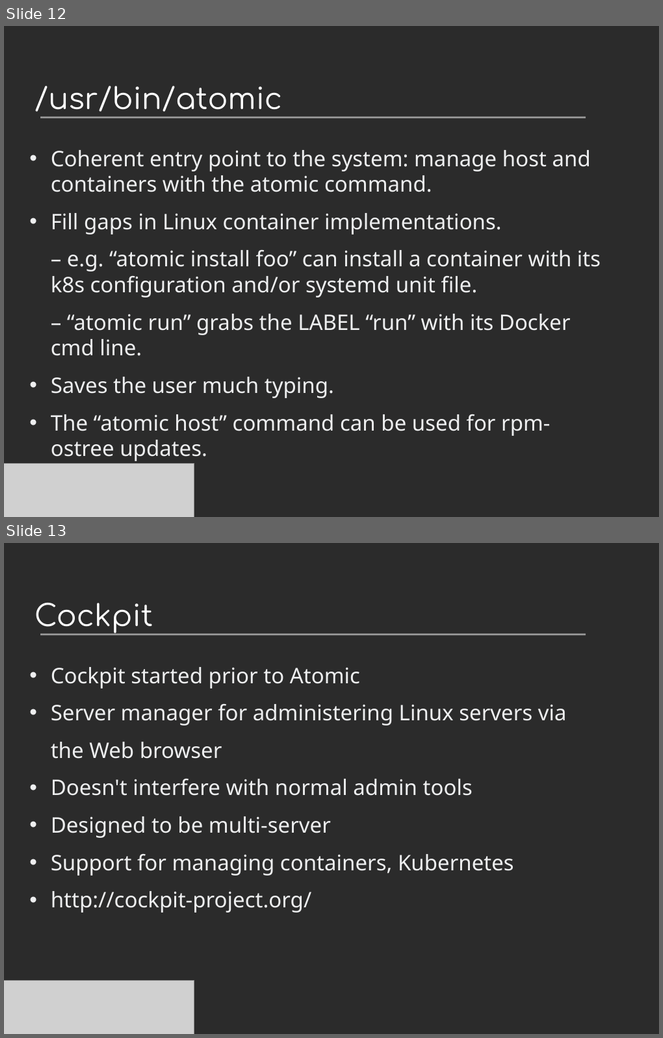
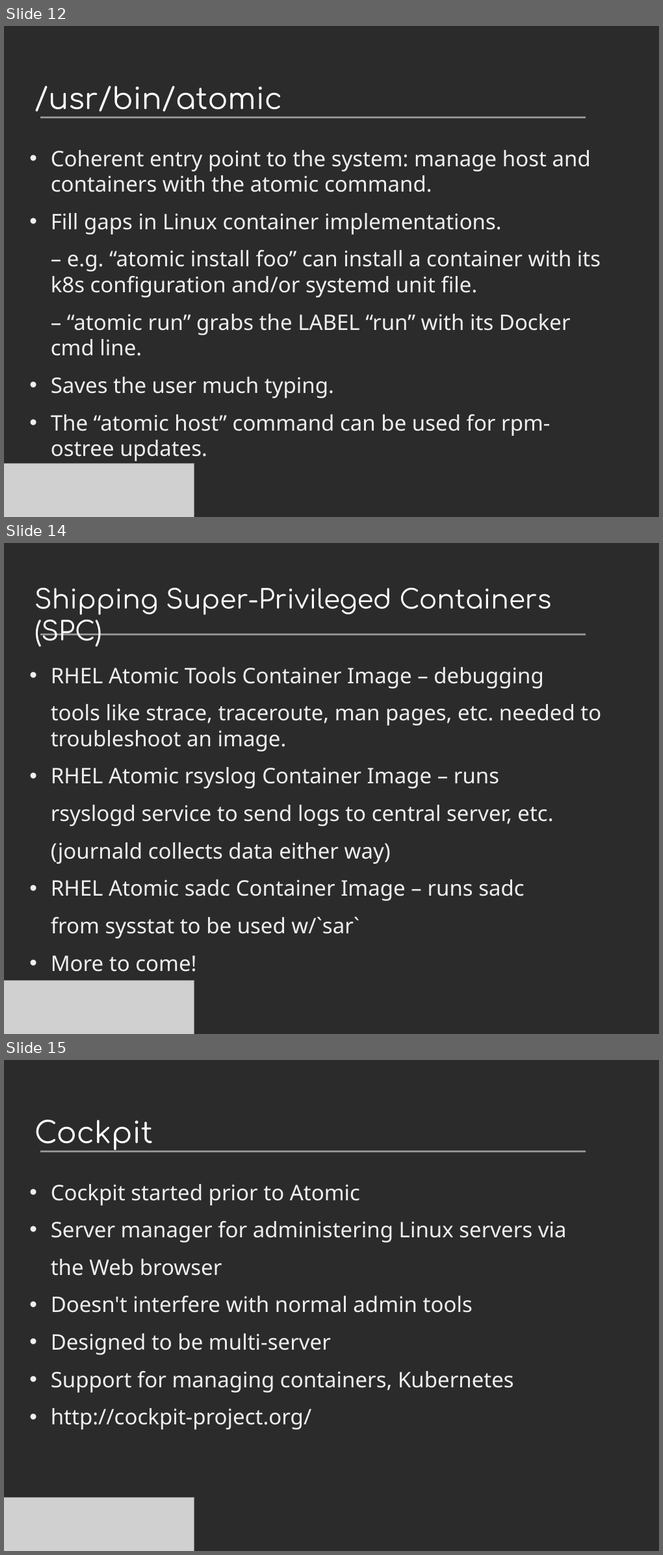
Before and after one commit to villadalmine/arg-fedora, a slide deck: Presentaciones/Devopconf2015/ProyectoAtomic.odp. Shown one above the other, each under a label of ours: slides 12 and 13 before the commit, slides 12, 14 and 15 after it; the slides between them are not shown. The pictures are 663x1038 and 663x1555 pixels, drawn with LibreOffice and Linux fonts; fonts in the diff are those of the drawing; grey boxes stand for pictures; background and template pictures are left out; a plain dark background stands for a picture behind light text. Boxes give left, top, right and bottom in pixels: in the first picture for what was removed or moved away, otherwise in the second. Text is boxed around its words. In the diff, an @@ line names an element or a change of style, - is before the commit and + after.

```diff
--- a/Presentaciones/Devopconf2015/ProyectoAtomic.odp
+++ b/Presentaciones/Devopconf2015/ProyectoAtomic.odp
@@ slide 14 added at (x1=4, y1=543, x2=659, y2=1034), background picture (left out); not listed: 1 template element that a slide beside it also shows @@
@@ title added at (x1=35, y1=588, x2=552, y2=646), 32 pt, text #FFFFFF @@
+Shipping Super-Privileged Containers (SPC)
@@ text added at (x1=51, y1=667, x2=601, y2=972), 26 pt, text #EEEFF0 @@
+• RHEL Atomic Tools Container Image – debugging
+tools like strace, traceroute, man pages, etc. needed to troubleshoot an image.
+• RHEL Atomic rsyslog Container Image – runs
+rsyslogd service to send logs to central server, etc.
+(journald collects data either way)
+• RHEL Atomic sadc Container Image – runs sadc
+from sysstat to be used w/`sar`
+• More to come!
@@ picture added at (x1=4, y1=980, x2=194, y2=1034) @@
@@ what was slide 13 is now slide 15 @@
```
Also in this commit, not shown: 19 slides changed, 7 other slides added, 19 other files.
